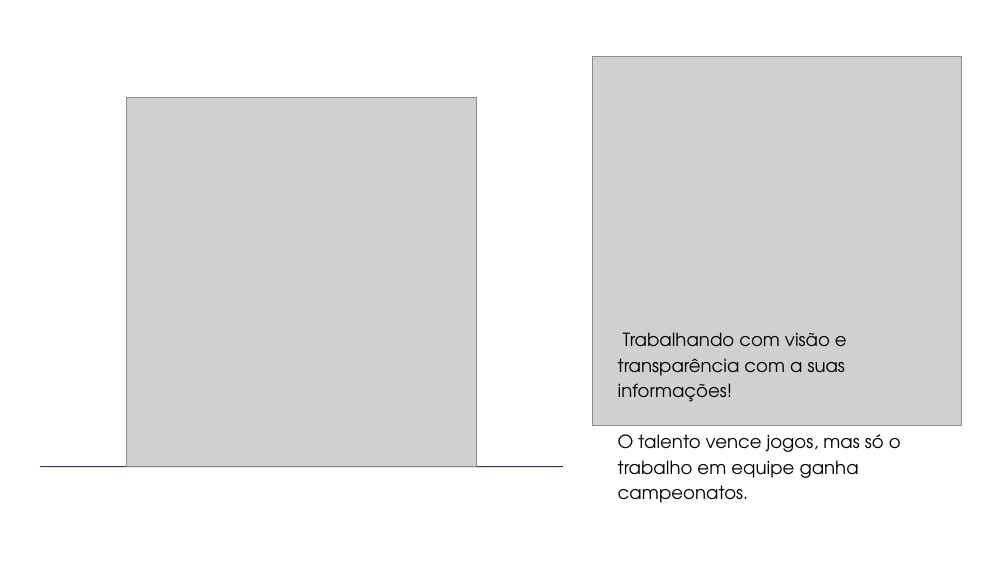
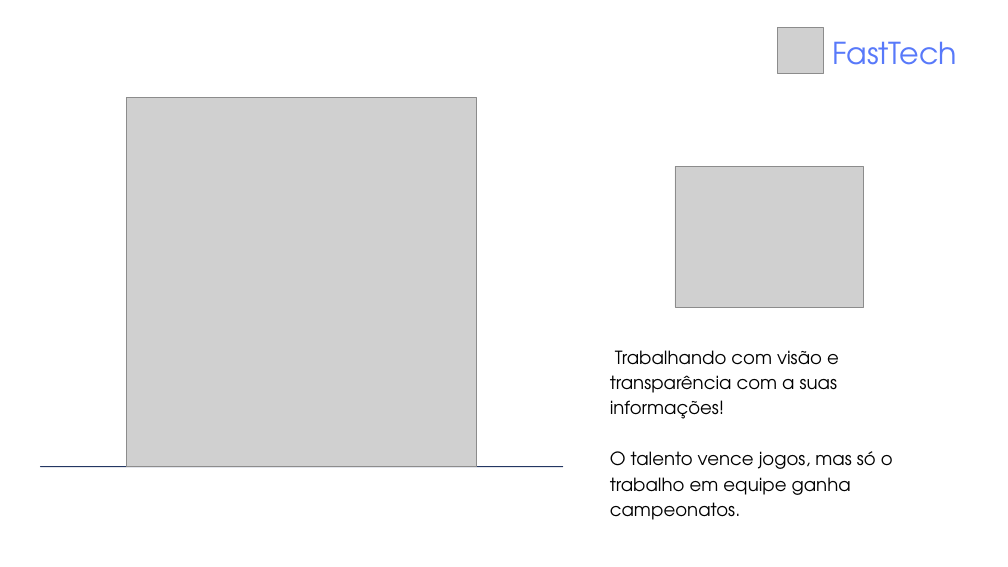
Before and after one commit to Grupo-1-adsa/Grupo-1-adsa, a slide deck: slide 4 of Documentação/PPT/FastTech.pptx (slide 6 before the commit). Drawn at 1008x567 pixels with LibreOffice and Linux fonts; fonts in the diff are those of the drawing; grey boxes stand for pictures. Boxes give left, top, right and bottom in pixels: in the first picture for what was removed or moved away, otherwise in the second. Text is boxed around its words. In the diff, an @@ line names an element or a change of style, - is before the commit and + after.

Commit message:
apresentação

```diff
--- a/Documentação/PPT/FastTech.pptx
+++ b/Documentação/PPT/FastTech.pptx
@@ picture added at bbox=[777, 28, 823, 74] @@
@@ picture removed at bbox=[593, 56, 961, 425] @@
@@ text added at bbox=[833, 41, 957, 65], 43.1 pt, text #5879FA @@
+FastTech
@@ picture added at bbox=[675, 167, 863, 307] @@
@@ text "Trabalhando com visão e transparência ...": place and size @@
-text "Trabalhando com visão e transparência ..." at bbox=[618, 332, 901, 478]
+text "Trabalhando com visão e transparência ..." at bbox=[610, 350, 893, 495]
```
Also in this commit, not shown: 5 other slides changed, 7 slides added, 7 slides removed.
